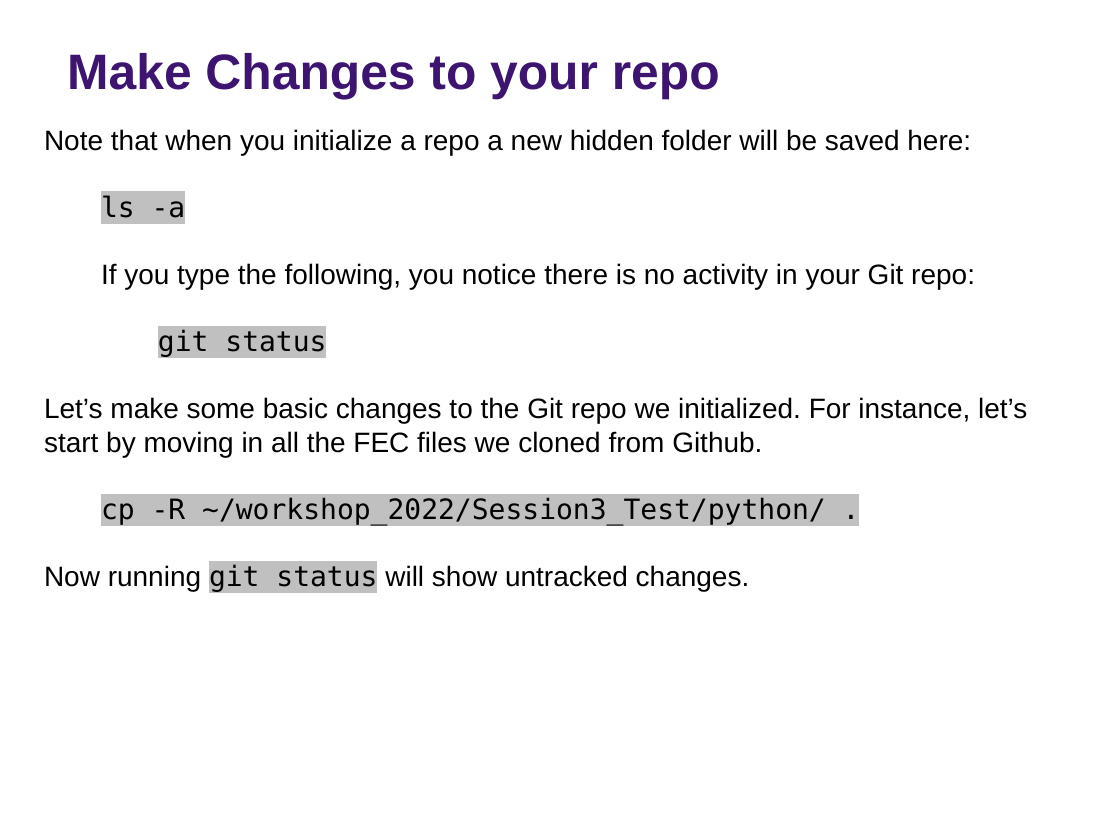
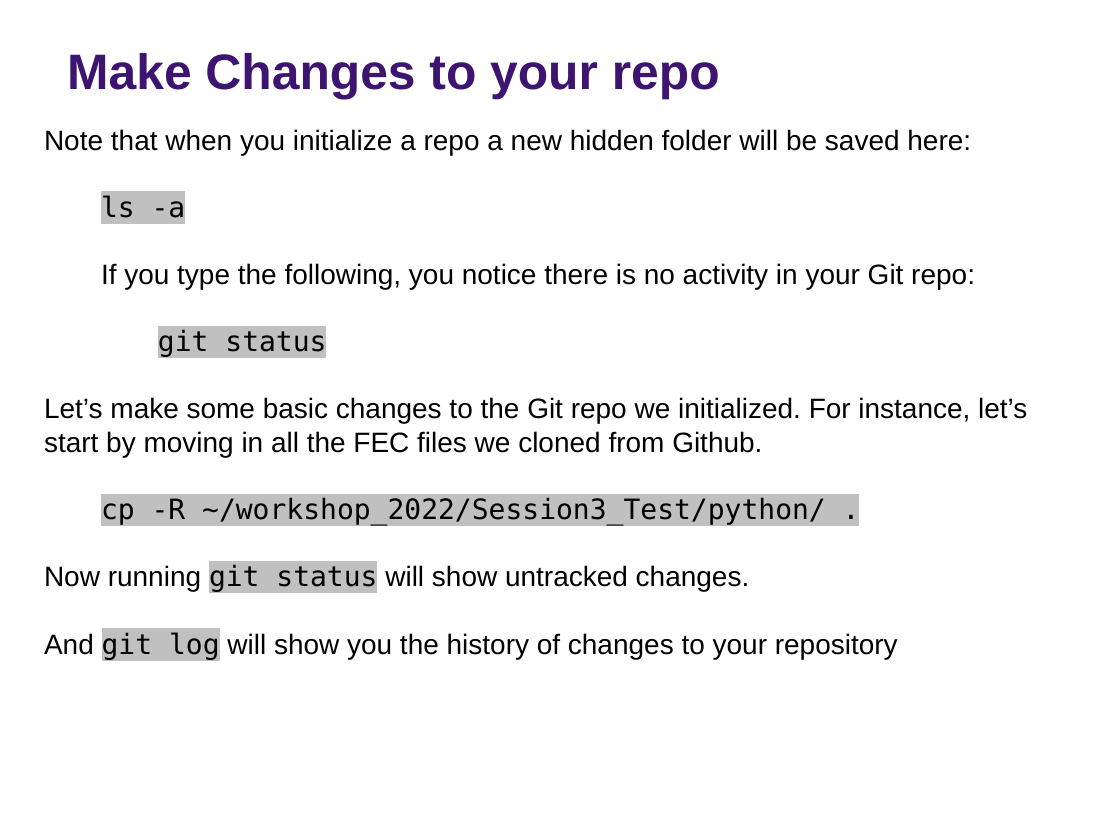
Before and after one commit to rs-kellogg/workshop_2022, a slide deck: slide 9 of Session5_Version_Control/2022_source_control.pptx. Drawn at 1120x840 pixels with LibreOffice and Linux fonts; fonts in the diff are those of the drawing; background and template pictures are left out. Boxes give left, top, right and bottom in pixels: in the first picture for what was removed or moved away, otherwise in the second. Text is boxed around its words. In the diff, an @@ line names an element or a change of style, - is before the commit and + after.

```diff
--- a/Session5_Version_Control/2022_source_control.pptx
+++ b/Session5_Version_Control/2022_source_control.pptx
@@ text at (44,632,898,660): paragraph added @@
+And git log will show you the history of changes to your repository
```
Also in this commit, not shown: 1 other slide changed, 1 other file.
